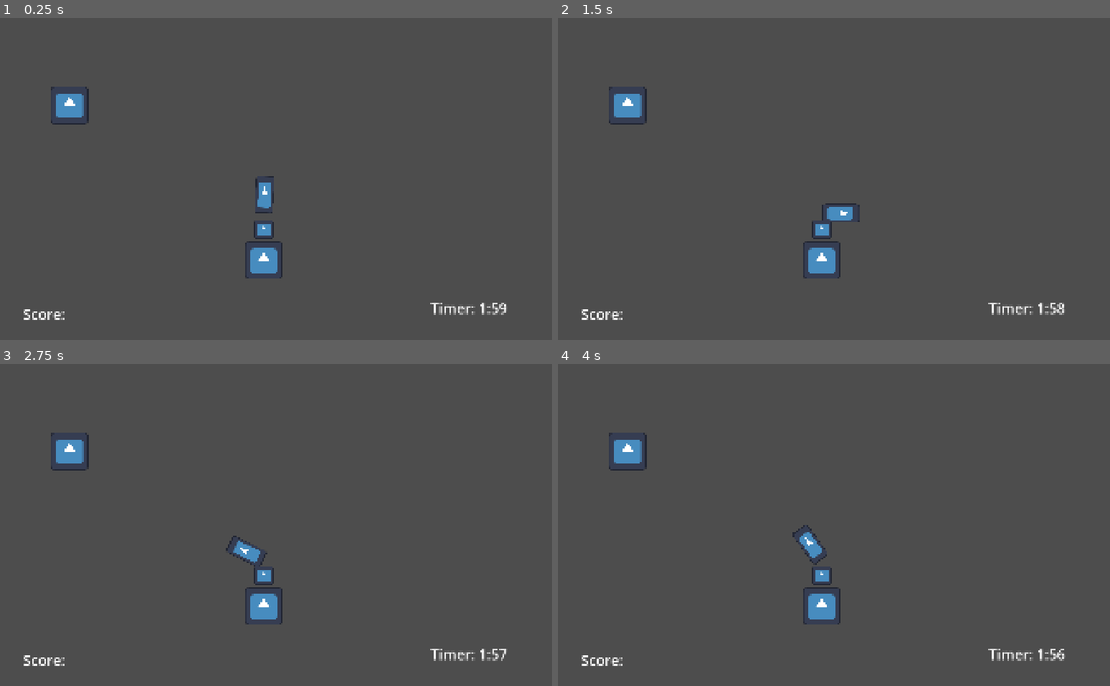
Above: before the commit, frames 1-4 (two rows, left to right).
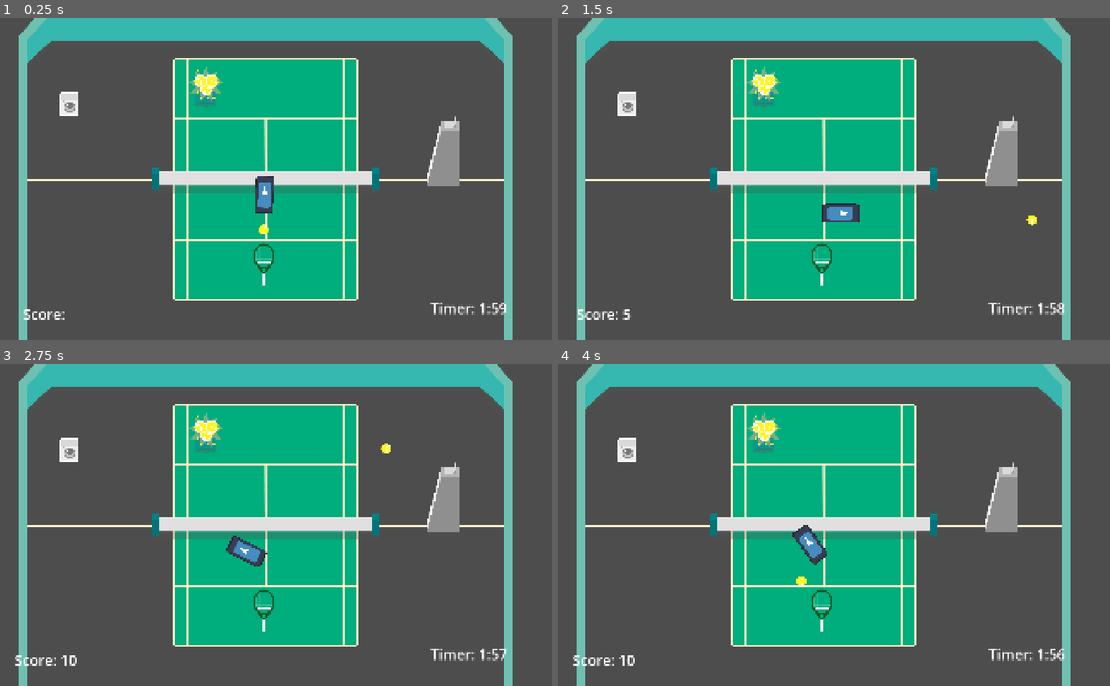
Above: after the commit, the same moments.

Repository: VeryKoolGames/ace_electromenager
Game: Godot game, scene res://Assets/Scenes/Main/main.tscn
Same seed, same stepped clock (60 frames per second), same inputs: the game is played once before the commit and once after it. The engine's default icon, where the game draws it, is replaced by a stand-in: a white triangle on a blue panel in a dark square.
Inputs (mouse positions are in pixels of both pictures, inside the frame that each line leads up to):
- Up to frame 1 (0.25 s): no input
- Up to frame 2 (1.5 s): tap Enter at 0.5 s; move the mouse to (795, 243) at 0.52 s; press the mouse at (795, 243) at 0.53 s; move the mouse to (994, 227) at 1.27 s; release the mouse at (994, 227) at 1.28 s; click (994, 227) at 1.35 s
- Up to frame 3 (2.75 s): move the mouse to (93, 476) at 2.02 s; press the mouse at (93, 476) at 2.03 s
- Up to frame 4 (4 s): move the mouse to (850, 525) at 2.77 s; release the mouse at (850, 525) at 2.78 s; click (850, 525) at 2.85 s; tap Space at 3.5 s; move the mouse to (734, 444) at 3.52 s; press the mouse at (734, 444) at 3.53 s

The runs differ from the first frame. In frame 1, 36% of the frame differs, in the area x 3-93%, y 0-100%; in frame 2, 37%; in frame 3, 37%, in the area x 2-93%, y 0-100%; in frame 4, 37%.
Error before the commit: Parse Error: Could not find type "IShootingBehavior" in the current scope. (res://Assets/Scripts/player.gd:5)

Commit message:
incorporate assets

Diff:
--- /dev/null
+++ b/Assets/Materials/turn_white_material.tres
@@ -0,0 +1,7 @@
+[gd_resource type="ShaderMaterial" load_steps=2 format=3 uid="uid://ct2dmia76t6si"]
+
+[ext_resource type="Shader" uid="uid://bvufbg801hrf6" path="res://Assets/Shaders/turn_white.gdshader" id="1_av0wq"]
+
+[resource]
+shader = ExtResource("1_av0wq")
+shader_parameter/white_progress = 0.0
--- a/Assets/Scenes/Ball/ball.tscn
+++ b/Assets/Scenes/Ball/ball.tscn
@@ -1,12 +1,12 @@
 [gd_scene load_steps=4 format=3 uid="uid://bua6ps1mia14x"]
 
 [ext_resource type="Script" uid="uid://brpjm223aokh1" path="res://Assets/Scripts/ball.gd" id="1_3vq5u"]
-[ext_resource type="Texture2D" uid="uid://bnapbj4wso7u6" path="res://icon.svg" id="1_4rr1g"]
+[ext_resource type="Texture2D" uid="uid://cca5oajla42fv" path="res://Assets/sprites/Group 134.png" id="2_3vq5u"]
 
 [sub_resource type="CircleShape2D" id="CircleShape2D_3vq5u"]
-radius = 40.1995
+radius = 17.0294
 
-[node name="Ball" type="RigidBody2D"]
+[node name="Ball" type="RigidBody2D" groups=["ball"]]
 gravity_scale = 0.0
 script = ExtResource("1_3vq5u")
 
@@ -15,4 +15,4 @@
 
 [node name="Sprite2D" type="Sprite2D" parent="."]
 scale = Vector2(0.5, 0.5)
-texture = ExtResource("1_4rr1g")
+texture = ExtResource("2_3vq5u")
--- a/Assets/Scenes/Machines/machine.tscn
+++ b/Assets/Scenes/Machines/machine.tscn
@@ -1,20 +1,28 @@
-[gd_scene load_steps=4 format=3 uid="uid://d1ysdhtre3o3c"]
+[gd_scene load_steps=6 format=3 uid="uid://d1ysdhtre3o3c"]
 
 [ext_resource type="Script" uid="uid://dp006q620j8hm" path="res://Assets/Scripts/machine.gd" id="1_cel1a"]
-[ext_resource type="Texture2D" uid="uid://bnapbj4wso7u6" path="res://icon.svg" id="1_humg4"]
+[ext_resource type="Texture2D" uid="uid://r4narwpo7eac" path="res://Assets/sprites/Group 131.png" id="2_cel1a"]
+[ext_resource type="Shader" uid="uid://bvufbg801hrf6" path="res://Assets/Shaders/turn_white.gdshader" id="2_wqhpu"]
+
+[sub_resource type="ShaderMaterial" id="ShaderMaterial_ww8f6"]
+resource_local_to_scene = true
+shader = ExtResource("2_wqhpu")
+shader_parameter/white_progress = 0.0
 
 [sub_resource type="RectangleShape2D" id="RectangleShape2D_6e0xt"]
-size = Vector2(129, 128)
+size = Vector2(63, 81)
 
-[node name="Machine" type="Node2D" node_paths=PackedStringArray("sprite")]
+[node name="WashingMachine" type="Node2D" node_paths=PackedStringArray("sprite")]
 script = ExtResource("1_cel1a")
 sprite = NodePath("Sprite2D")
 
 [node name="Sprite2D" type="Sprite2D" parent="."]
-texture = ExtResource("1_humg4")
+material = SubResource("ShaderMaterial_ww8f6")
+scale = Vector2(0.5, 0.5)
+texture = ExtResource("2_cel1a")
 
 [node name="StaticBody2D" type="StaticBody2D" parent="." groups=["machines"]]
 
 [node name="CollisionShape2D" type="CollisionShape2D" parent="StaticBody2D"]
-position = Vector2(-0.5, 0)
+position = Vector2(0.5, -4.5)
 shape = SubResource("RectangleShape2D_6e0xt")
--- a/Assets/Scenes/Main/main.tscn
+++ b/Assets/Scenes/Main/main.tscn
@@ -1,8 +1,12 @@
-[gd_scene load_steps=7 format=3 uid="uid://c34k2plt0b38u"]
+[gd_scene load_steps=11 format=3 uid="uid://c34k2plt0b38u"]
 
 [ext_resource type="PackedScene" uid="uid://ch6ioi1a5wa3a" path="res://Assets/Scenes/Player/player.tscn" id="1_amwe0"]
+[ext_resource type="Texture2D" uid="uid://brrvj0sm0bo5d" path="res://Assets/sprites/Group 143.png" id="1_gkykh"]
+[ext_resource type="Texture2D" uid="uid://dm7rgdb11qix7" path="res://Assets/sprites/Barrières.png" id="2_32s5x"]
+[ext_resource type="Texture2D" uid="uid://bevmkrhh4178r" path="res://Assets/sprites/Arbitre.png" id="3_fd4wd"]
 [ext_resource type="PackedScene" uid="uid://d1ysdhtre3o3c" path="res://Assets/Scenes/Machines/machine.tscn" id="3_fh41q"]
 [ext_resource type="Script" uid="uid://cjak1xtq8wcro" path="res://Assets/Scenes/Main/score_manager.gd" id="3_tmbkf"]
+[ext_resource type="PackedScene" uid="uid://c0e7ig0yj3wpm" path="res://Assets/Scenes/PowerUps/power_up_triple_shot.tscn" id="4_c83bt"]
 [ext_resource type="Script" uid="uid://d4g0i50hhx6nq" path="res://Assets/Scenes/Main/game_timer_manager.gd" id="4_tmbkf"]
 
 [sub_resource type="RectangleShape2D" id="RectangleShape2D_amwe0"]
@@ -12,6 +16,60 @@
 size = Vector2(114, 1245)
 
 [node name="Main" type="Node2D"]
+
+[node name="Decors" type="Control" parent="."]
+custom_minimum_size = Vector2(1920, 1080)
+layout_mode = 3
+anchors_preset = 0
+offset_right = 1920.0
+offset_bottom = 1080.0
+
+[node name="TennisField" type="TextureRect" parent="Decors"]
+layout_mode = 1
+anchors_preset = 8
+anchor_left = 0.5
+anchor_top = 0.5
+anchor_right = 0.5
+anchor_bottom = 0.5
+offset_left = -1610.0
+offset_top = -815.0
+offset_right = 1610.0
+offset_bottom = 815.0
+grow_horizontal = 2
+grow_vertical = 2
+scale = Vector2(0.5, 0.5)
+pivot_offset = Vector2(1610, 815)
+texture = ExtResource("1_gkykh")
+
+[node name="Edges" type="TextureRect" parent="Decors"]
+layout_mode = 1
+anchors_preset = 15
+anchor_right = 1.0
+anchor_bottom = 1.0
+grow_horizontal = 2
+grow_vertical = 2
+scale = Vector2(0.5, 0.5)
+pivot_offset = Vector2(1653.5, 1179)
+texture = ExtResource("2_32s5x")
+
+[node name="Chair" type="TextureRect" parent="Decors"]
+layout_mode = 1
+anchors_preset = 15
+anchor_right = 1.0
+anchor_bottom = 1.0
+offset_left = 1431.0
+offset_top = 207.0
+offset_right = -272.0
+offset_bottom = -383.0
+grow_horizontal = 2
+grow_vertical = 2
+scale = Vector2(0.5, 0.5)
+pivot_offset = Vector2(137, 245)
+texture = ExtResource("3_fd4wd")
+stretch_mode = 2
+
+[node name="PowerUpTripleShot" parent="Decors" instance=ExtResource("4_c83bt")]
+position = Vector2(761, 220)
 
 [node name="Player" parent="." instance=ExtResource("1_amwe0")]
 position = Vector2(954, 812)
--- a/Assets/Scenes/Player/player.tscn
+++ b/Assets/Scenes/Player/player.tscn
@@ -1,8 +1,9 @@
-[gd_scene load_steps=6 format=3 uid="uid://ch6ioi1a5wa3a"]
+[gd_scene load_steps=7 format=3 uid="uid://ch6ioi1a5wa3a"]
 
 [ext_resource type="Script" uid="uid://cwtice5ghbvj5" path="res://Assets/Scripts/player.gd" id="1_3b2lm"]
 [ext_resource type="Texture2D" uid="uid://bnapbj4wso7u6" path="res://icon.svg" id="1_pre2s"]
 [ext_resource type="Script" uid="uid://cane2476nvaiy" path="res://Assets/Scripts/aiming_arrow.gd" id="2_15at3"]
+[ext_resource type="Texture2D" uid="uid://c3tnwvd0p6g41" path="res://Assets/sprites/Group 144.png" id="2_wp0h6"]
 [ext_resource type="Script" uid="uid://fpx7vinicqon" path="res://Assets/Scripts/ball_spawner.gd" id="4_340hg"]
 [ext_resource type="PackedScene" uid="uid://bua6ps1mia14x" path="res://Assets/Scenes/Ball/ball.tscn" id="5_340hg"]
 
@@ -10,7 +11,9 @@
 script = ExtResource("1_3b2lm")
 
 [node name="Sprite2D" type="Sprite2D" parent="."]
-texture = ExtResource("1_pre2s")
+position = Vector2(0, 15)
+scale = Vector2(0.5, 0.5)
+texture = ExtResource("2_wp0h6")
 
 [node name="AimingArrow" type="Node2D" parent="."]
 position = Vector2(0, -157)
--- /dev/null
+++ b/Assets/Scenes/PowerUps/power_up_triple_shot.tscn
@@ -0,0 +1,21 @@
+[gd_scene load_steps=4 format=3 uid="uid://c0e7ig0yj3wpm"]
+
+[ext_resource type="Texture2D" uid="uid://bo35adutlk4d7" path="res://Assets/sprites/Group 147.png" id="1_n1i4t"]
+[ext_resource type="Script" uid="uid://dqda5q4qp27k" path="res://Assets/Scripts/power_up.gd" id="1_wc742"]
+
+[sub_resource type="CircleShape2D" id="CircleShape2D_wc742"]
+radius = 60.0083
+
+[node name="PowerUpTripleShot" type="Node2D"]
+script = ExtResource("1_wc742")
+
+[node name="Sprite2D" type="Sprite2D" parent="."]
+scale = Vector2(0.5, 0.5)
+texture = ExtResource("1_n1i4t")
+
+[node name="Area2D" type="Area2D" parent="."]
+
+[node name="CollisionShape2D" type="CollisionShape2D" parent="Area2D"]
+shape = SubResource("CircleShape2D_wc742")
+
+[connection signal="body_entered" from="Area2D" to="." method="_on_area_2d_body_entered"]
--- a/Assets/Scripts/Events.gd
+++ b/Assets/Scripts/Events.gd
@@ -3,3 +3,4 @@
 signal on_ball_stopped
 signal on_player_scored(score_value: int)
 signal on_game_timer_ended
+signal on_power_up_gathered(type: PowerUp.PowerUpEnum)
--- a/Assets/Scripts/machine.gd
+++ b/Assets/Scripts/machine.gd
@@ -11,4 +11,4 @@
 
 func switch_texture_to_white() -> void:
 	var tween: Tween = create_tween()
-	tween.tween_property(sprite, "modulate:v", 1, 0.25).from(15)
+	tween.tween_property(sprite, "material:shader_parameter/white_progress", 0, 0.5).from(1)
--- a/Assets/Scripts/player.gd
+++ b/Assets/Scripts/player.gd
@@ -2,7 +2,7 @@
 
 var current_ball: Ball
 var aiming_direction
-var shooting_behavior: IShootingBehavior
+#var shooting_behavior: IShootingBehavior
 
 func _input(event: InputEvent) -> void:
 	if not GameState.is_in_game_mode():
@@ -11,7 +11,7 @@
 		shoot_ball()
 
 func shoot_ball() -> void:
-	shooting_behavior.shoot(global_position, get_shoot_direction())
+	#shooting_behavior.shoot(global_position, get_shoot_direction())
 	var mpos = get_global_mouse_position()
 	var dir  = (mpos - global_position).normalized()
 	# We should build a bar that fills up and that will give us the multiplication value here
--- /dev/null
+++ b/Assets/Scripts/power_up.gd
@@ -0,0 +1,14 @@
+extends Node2D
+class_name PowerUp
+
+enum PowerUpEnum {
+	TRIPLE_SHOT,
+	DRILL_SHOT,
+}
+
+@export var power_up_type: PowerUpEnum
+
+func _on_area_2d_body_entered(body: Node2D) -> void:
+	if body.is_in_group("ball"):
+		Events.on_power_up_gathered.emit(power_up_type)
+		queue_free()
--- /dev/null
+++ b/Assets/Shaders/turn_white.gdshader
@@ -0,0 +1,11 @@
+shader_type canvas_item;
+
+uniform float white_progress : hint_range(0, 1) = 0;
+
+void fragment() {
+    vec4 origin = texture(TEXTURE, UV);
+	if (origin.a > 0.5) {
+	    COLOR.rgb = mix(origin.rgb, vec3(1.0, 1.0, 1.0), white_progress);
+	   	COLOR.a = origin.a;
+	}
+}
--- a/project.godot
+++ b/project.godot
@@ -25,11 +25,11 @@
 window/size/viewport_width=1920
 window/size/viewport_height=1080
 window/stretch/mode="canvas_items"
-window/stretch/aspect="keep_width"
 
 [global_group]
 
 machines=""
+ball=""
 
 [input]
 
Not shown, added: Assets/Scripts/power_up.gd.uid
Not shown, added: Assets/Shaders/turn_white.gdshader.uid
